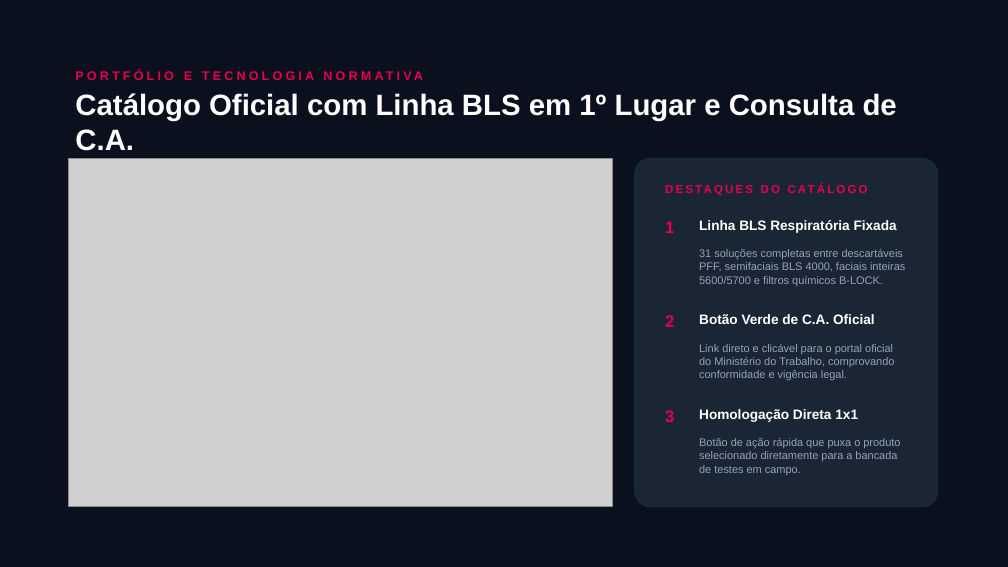
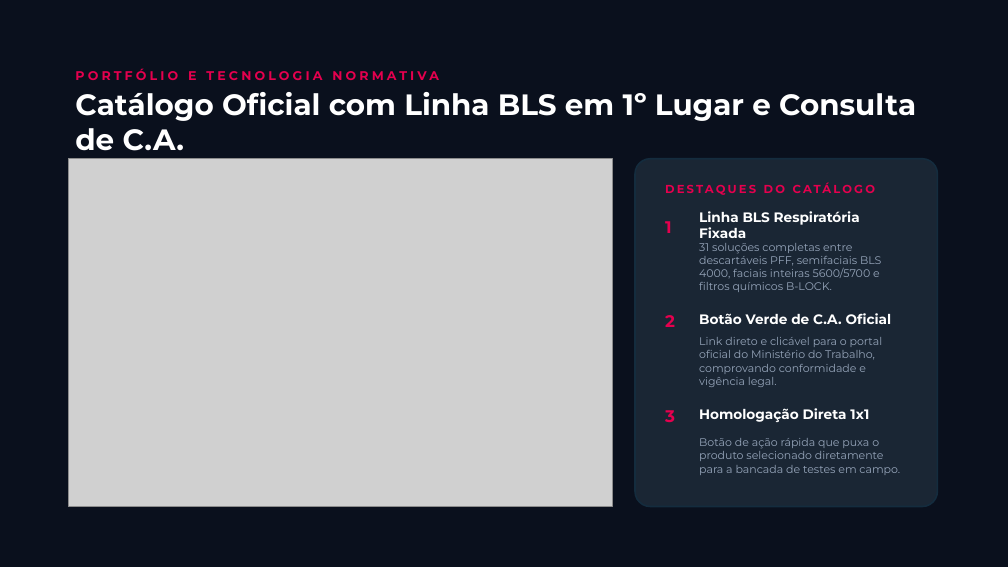
Before and after one commit to relacionamentokasa-byte/LibusPartner, a slide deck: slide 4 of Apresentacao_Comercial_Libus_Partner.pptx. Drawn at 1008x567 pixels with LibreOffice and Linux fonts; fonts in the diff are those of the drawing; grey boxes stand for pictures. Boxes give left, top, right and bottom in pixels: in the first picture for what was removed or moved away, otherwise in the second. Text is boxed around its words. In the diff, an @@ line names an element or a change of style, - is before the commit and + after.

```diff
--- a/Apresentacao_Comercial_Libus_Partner.pptx
+++ b/Apresentacao_Comercial_Libus_Partner.pptx
@@ font Arial to Montserrat in 11 elements at [75,68,439,80], [75,92,916,151], [665,182,875,195], [665,221,672,233], [699,211,860,238], [699,243,881,292], [699,313,892,324], [699,337,883,387], [665,410,675,422], [699,408,869,422], [699,438,900,475] @@
```
Also in this commit, not shown: 8 other slides changed, 3 other files.
